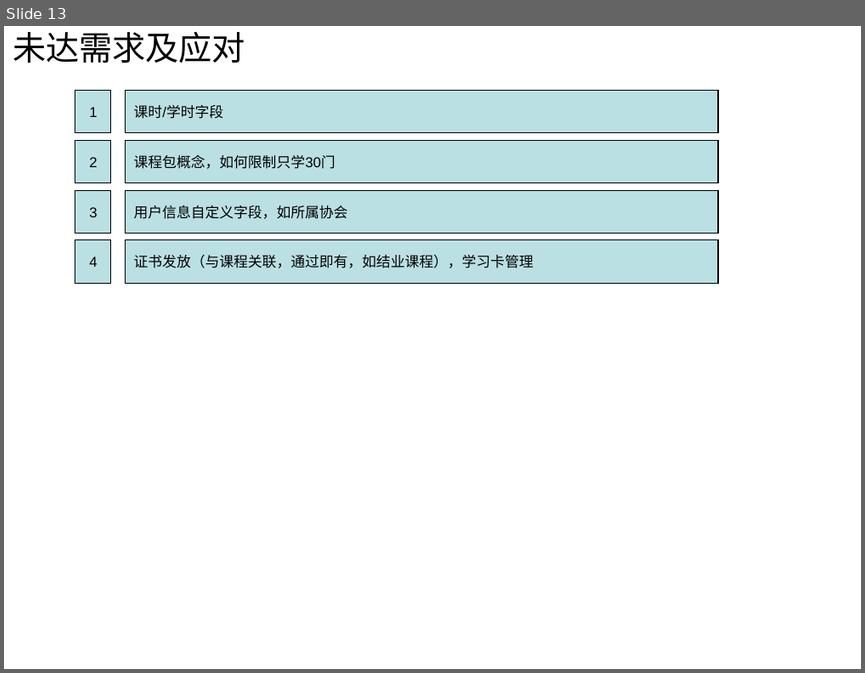
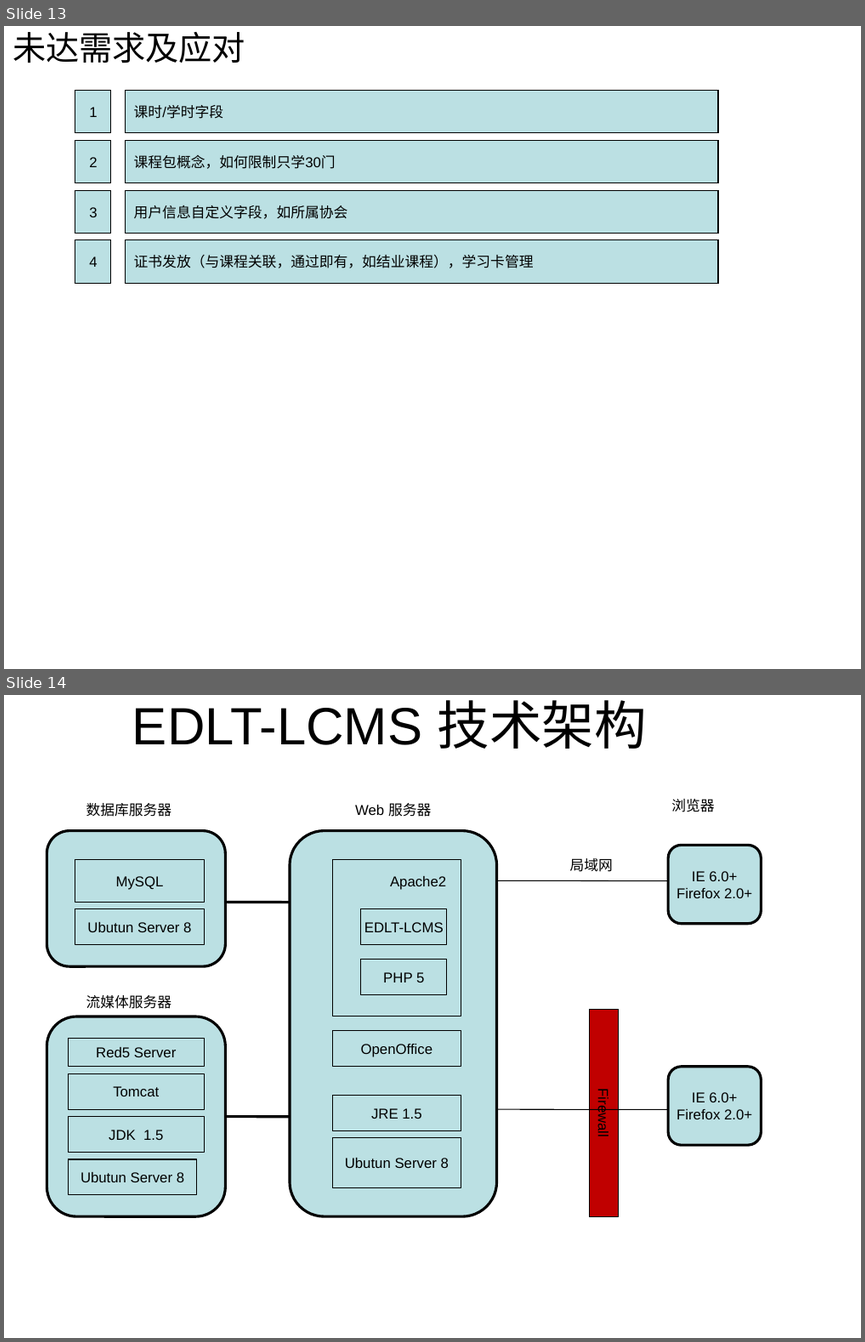
Before and after one commit to huhongjun/mydokeos, a slide deck: docu/Dokeos-lcms.ppt. Shown one above the other, each under a label of ours: slide 13 before the commit, slides 13 and 14 after it. The pictures are 865x673 and 865x1342 pixels, drawn with LibreOffice and Linux fonts; fonts in the diff are those of the drawing. Boxes give left, top, right and bottom in pixels: in the first picture for what was removed or moved away, otherwise in the second. Text is boxed around its words. In the diff, an @@ line names an element or a change of style, - is before the commit and + after.

```diff
--- a/docu/Dokeos-lcms.ppt
+++ b/docu/Dokeos-lcms.ppt
@@ slide 14 added at (x1=4, y1=695, x2=861, y2=1338), background #FFFFFF @@
@@ title added at (x1=132, y1=700, x2=647, y2=749), 44 pt, text #000000 @@
+EDLT-LCMS 技术架构
@@ text added at (x1=86, y1=803, x2=172, y2=817), 12 pt, text #000000 @@
+数据库服务器
@@ text added at (x1=355, y1=803, x2=431, y2=817), 12 pt, text #000000 @@
+Web 服务器
@@ text added at (x1=671, y1=799, x2=714, y2=812), 12 pt, text #000000 @@
+浏览器
@@ rounded rectangle added at (x1=46, y1=830, x2=225, y2=966), fill #BBE0E3, outline #000000 2.24 pt @@
@@ freeform shape added at (x1=290, y1=830, x2=497, y2=1216), fill #BBE0E3, outline #000000 2.24 pt @@
@@ rounded rectangle added at (x1=668, y1=845, x2=760, y2=924), fill #BBE0E3, outline #000000 2.24 pt, 12 pt, text #000000 @@
+IE 6.0+
+Firefox 2.0+
@@ rectangle added at (x1=75, y1=860, x2=204, y2=902), fill #BBE0E3, outline #000000 0.74 pt, 12 pt, text #000000 @@
+MySQL
@@ rectangle added at (x1=332, y1=860, x2=460, y2=1016), fill #BBE0E3, outline #000000 0.74 pt @@
@@ text added at (x1=570, y1=858, x2=613, y2=872), 12 pt, text #000000 @@
+局域网
@@ text added at (x1=390, y1=876, x2=446, y2=890), 12 pt, text #000000 @@
+Apache2
@@ line added from (497, 881) to (668, 881), #000000 0.74 pt @@
@@ rectangle added at (x1=75, y1=909, x2=204, y2=945), fill #BBE0E3, outline #000000 0.74 pt, 12 pt, text #000000 @@
+Ubutun Server 8
@@ line added from (290, 902) to (225, 902), #000000 2.24 pt @@
@@ rectangle added at (x1=361, y1=909, x2=447, y2=945), fill #BBE0E3, outline #000000 0.74 pt, 12 pt, text #000000 @@
+EDLT-LCMS
@@ rectangle added at (x1=361, y1=959, x2=447, y2=995), fill #BBE0E3, outline #000000 0.74 pt, 12 pt, text #000000 @@
+PHP 5
@@ text added at (x1=86, y1=995, x2=172, y2=1009), 12 pt, text #000000 @@
+流媒体服务器
@@ freeform shape added at (x1=46, y1=1016, x2=225, y2=1216), fill #BBE0E3, outline #000000 2.24 pt @@
@@ rectangle added at (x1=589, y1=1009, x2=618, y2=1217), fill #C00000, outline #000000 0.74 pt, 12 pt, text #000000 @@
+Firewall
@@ rectangle added at (x1=69, y1=1038, x2=204, y2=1066), fill #BBE0E3, outline #000000 0.74 pt, 12 pt, text #000000 @@
+Red5 Server
@@ rectangle added at (x1=332, y1=1031, x2=460, y2=1066), fill #BBE0E3, outline #000000 0.74 pt, 12 pt, text #000000 @@
+OpenOffice
@@ rectangle added at (x1=69, y1=1074, x2=204, y2=1110), fill #BBE0E3, outline #000000 0.74 pt, 12 pt, text #000000 @@
+Tomcat
@@ rounded rectangle added at (x1=668, y1=1066, x2=760, y2=1145), fill #BBE0E3, outline #000000 2.24 pt, 12 pt, text #000000 @@
+IE 6.0+
+Firefox 2.0+
@@ rectangle added at (x1=332, y1=1095, x2=460, y2=1131), fill #BBE0E3, outline #000000 0.74 pt, 12 pt, text #000000 @@
+JRE 1.5
@@ rectangle added at (x1=69, y1=1117, x2=204, y2=1152), fill #BBE0E3, outline #000000 0.74 pt, 12 pt, text #000000 @@
+JDK 1.5
@@ line added from (225, 1117) to (290, 1117), #000000 2.24 pt @@
@@ line added from (497, 1109) to (668, 1110), #000000 0.74 pt @@
@@ rectangle added at (x1=332, y1=1138, x2=460, y2=1188), fill #BBE0E3, outline #000000 0.74 pt, 12 pt, text #000000 @@
+Ubutun Server 8
@@ rectangle added at (x1=69, y1=1159, x2=197, y2=1196), fill #BBE0E3, outline #000000 0.74 pt, 12 pt, text #000000 @@
+Ubutun Server 8
```
Also in this commit, not shown: 1 slide changed, 5 other slides added, 1 other file.
